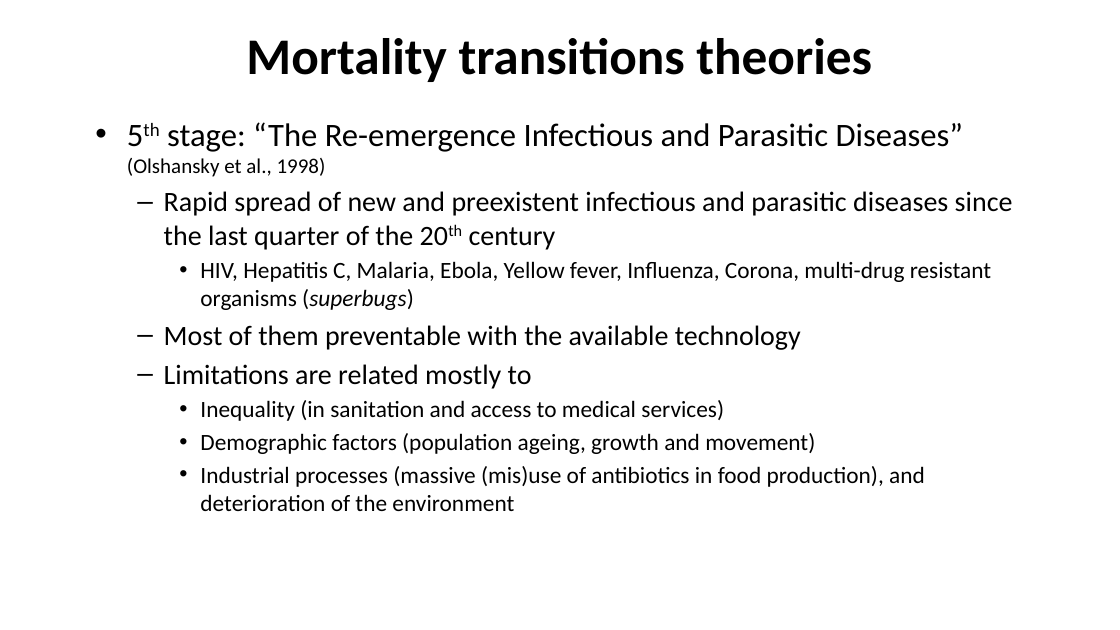
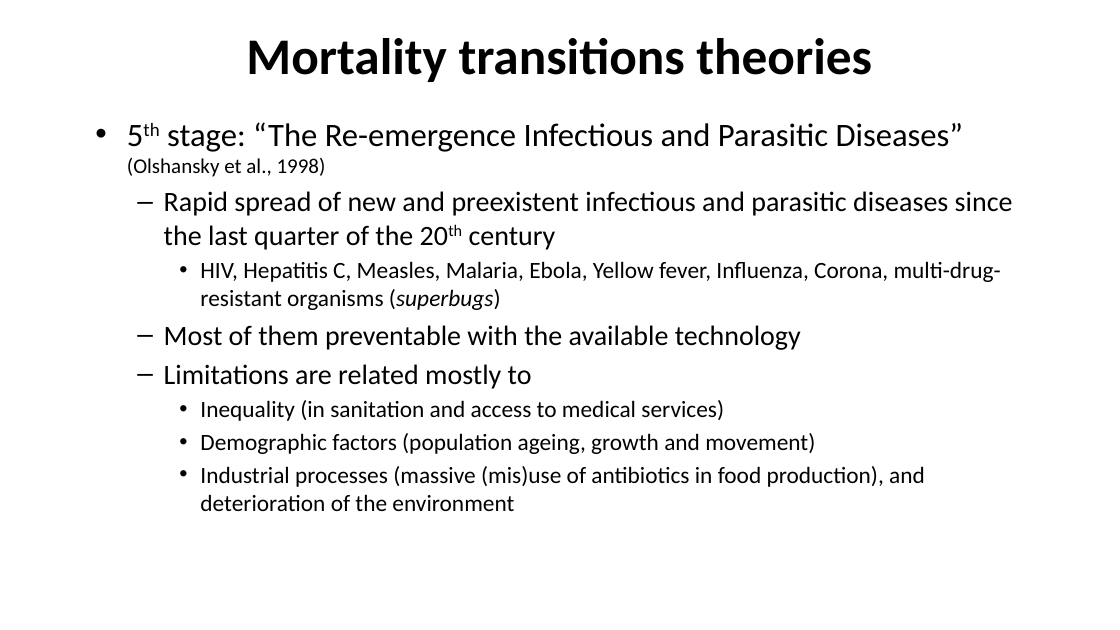
Before and after one commit to kikeacosta/edsd26_apc, a slide deck: slide 28 of slides/01_mortality_trends.pptx (slide 29 before the commit). Drawn at 1120x630 pixels with LibreOffice and Linux fonts; fonts in the diff are those of the drawing. Boxes give left, top, right and bottom in pixels: in the first picture for what was removed or moved away, otherwise in the second. Text is boxed around its words. In the diff, an @@ line names an element or a change of style, - is before the commit and + after.

```diff
--- a/slides/01_mortality_trends.pptx
+++ b/slides/01_mortality_trends.pptx
@@ text at (200,261,1001,310): text changed @@
-    • HIV, Hepatitis C, Malaria, Ebola, Yellow fever, Influenza, Corona, multi-drug resistant organisms (superbugs)
+    • HIV, Hepatitis C, Measles, Malaria, Ebola, Yellow fever, Influenza, Corona, multi-drug-resistant organisms (superbugs)
```
Also in this commit, not shown: 12 other slides changed, 1 slide added, 1 slide removed, 2 other files.
